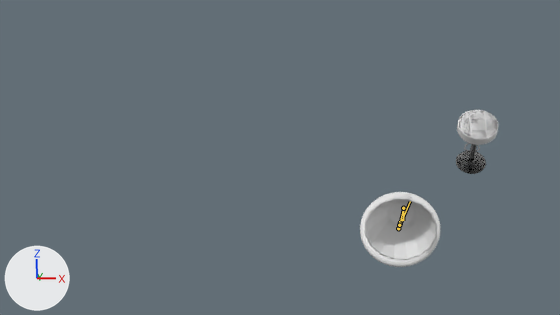
Renders of the Blender file props/DEUXIEMESCENE/DEUXIEMESCENEZEBI.blend from each side of a commit.
The view is the same before and after, from the file's camera 'Camera'. The lights are fixed; the arrows at lower left show +X, +Y and +Z. Both versions are drawn at frame 266 of the action 'ArmatureAction.001'; the numbers are the values there. The bones that change are drawn over the model as lines.
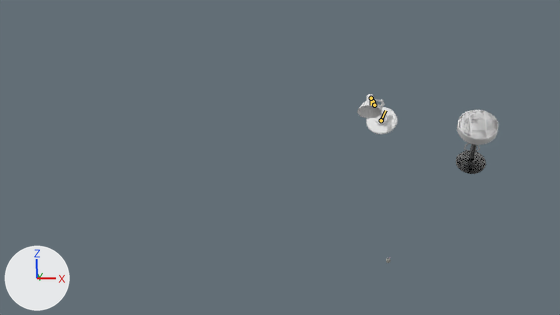
The edits, one by one:
Bone 'ROOT' (bone_root) moves from (-0.751, -45.282, 28.813) to (-8.206, -30.711, 25.035).
Bone 'ROOT' (bone_root) is rescaled from (2.63, 2.63, 2.63) to (1.14, 1.14, 1.14).
Bone 'Bone.010' (bone_bone_010) turns from (-56, 0, 0) to (-2, 0, 0) degrees about its own x, y and z.
Bone 'Bone.011' (bone_bone_011) turns from (0, 0, -7) to (0, 0, -24) degrees about its own x, y and z.
Bone 'Main IK' (bone_main_ik) moves from (3.425, 34.376, 47.906) to (-7.011, 25.581, 31.269).
Bone 'Main IK' (bone_main_ik) is rescaled from (2.63, 2.63, 2.63) to (1.29, 1.29, 1.29).

Boxes (x1, y1, x2, y2) around the edits, measured in the pictures (560 x 315 px):
'Cylinder.002', posed (65% narrower, 63% shorter)
    before: (364, 194, 437, 260)
    after: (357, 94, 382, 118)
'Cylinder.001', posed (61% narrower, 63% shorter)
    before: (360, 192, 441, 267)
    after: (366, 107, 397, 134)
bone 'ROOT', root to tip
    before: (398, 228) to (410, 201)
    after: (381, 120) to (385, 110)
bone 'Bone.010', root to tip
    before: (400, 223) to (403, 208)
    after: (373, 101) to (371, 98)
bone 'Bone.011', root to tip
    before: (403, 208) to (403, 220)
    after: (371, 98) to (371, 105)
bone 'Main IK', root to tip
    before: (399, 225) to (399, 221)
    after: (374, 105) to (374, 102)
